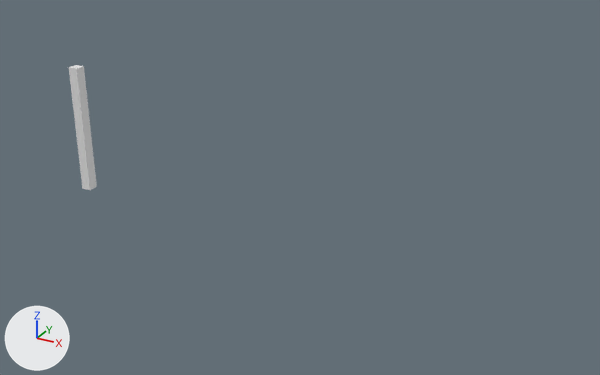
One commit to the FBX model Assets/Objects/Walltiles/obj_pillar_2m_v2.fbx: the scene before it, then after it.
Both versions are drawn from a 50 mm lens placed at (4.13, -11.44, 6.24), pointed at (-2.28, 0.22, 0.41). The lights are fixed; the arrows at lower left show +X, +Y and +Z.

Objects in the first picture: 'obj_pillar_2m_v2'.
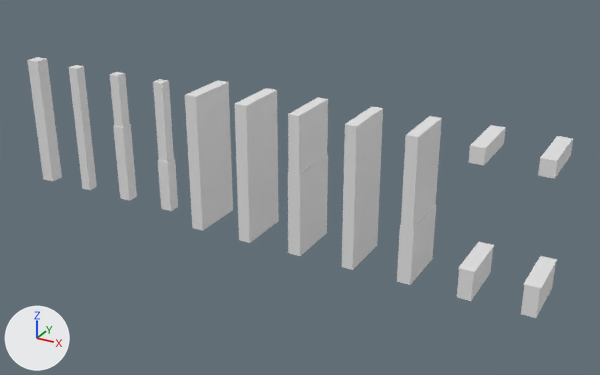
Boxes (x1, y1, x2, y2) around the edits, measured in the pictures (600 x 375 px):
'obj_wall_1x2m_v1', added: after (185, 80, 233, 231)
'obj_wall_1x2m_v5', added: after (235, 88, 279, 243)
'obj_wall_1x2m_v2', added: after (288, 97, 328, 256)
'obj_wall_1x2m_v4', added: after (342, 106, 383, 270)
'obj_wall_1x2m_v3', added: after (397, 116, 442, 285)
'obj_pillar_2m_v1', added: after (27, 57, 62, 182)
'obj_wallOpen_1x2m_v1', added: after (457, 125, 506, 301)
'obj_wallOpen_1x2m_v2', added: after (521, 136, 573, 318)
'obj_pillar_2m_v4', added: after (153, 79, 178, 211)
'obj_pillar_2m_v3', added: after (110, 72, 137, 201)

The change, as a list of edits to the scene's bpy script:
```text
Add me_plane_069:
    me_plane_069.from_pydata(...)  # 24 vertices, 18 faces; spans x -0.12..0.12, y -0.11..0.12, z -0.5..2.0
    me_plane_069.materials.append(mat_mat_labor)  # its picture is missing
Add me_plane_007:
    me_plane_007.from_pydata(...)  # 20 vertices, 14 faces; spans x -0.12..0.12, y -0.5..0.5, z -0.5..2.0
    me_plane_007.materials.append(mat_mat_labor)  # its picture is missing
Add me_plane_065:
    me_plane_065.from_pydata(...)  # 20 vertices, 14 faces; spans x -0.12..0.12, y -0.11..0.12, z -0.5..2.0
    me_plane_065.materials.append(mat_mat_labor)  # its picture is missing
Add me_plane_008:
    me_plane_008.from_pydata(...)  # 24 vertices, 18 faces; spans x -0.12..0.12, y -0.5..0.5, z -0.5..2.0
    me_plane_008.materials.append(mat_mat_labor)  # its picture is missing
Add me_plane_049:
    me_plane_049.from_pydata(...)  # 16 vertices, 13 faces; spans x -0.13..0.13, y -0.13..0.13, z -0.5..2.02
    me_plane_049.materials.append(mat_mat_labor)  # its picture is missing
Add me_plane_009:
    me_plane_009.from_pydata(...)  # 16 vertices, 13 faces; spans x -0.1..0.1, y -0.5..0.5, z -0.5..2.0
    me_plane_009.materials.append(mat_mat_labor)  # its picture is missing
Add me_plane_047:
    me_plane_047.from_pydata(...)  # 24 vertices, 15 faces; spans x -0.13..0.13, y -0.5..0.5, z -0.5..2.02
    me_plane_047.materials.append(mat_mat_labor)  # its picture is missing
Add me_plane_010:
    me_plane_010.from_pydata(...)  # 16 vertices, 13 faces; spans x -0.11..0.11, y -0.5..0.5, z -0.5..2.02
    me_plane_010.materials.append(mat_mat_labor)  # its picture is missing
Add me_plane_005:
    me_plane_005.from_pydata(...)  # 16 vertices, 13 faces; spans x -0.12..0.12, y -0.5..0.5, z -0.5..2.02
    me_plane_005.materials.append(mat_mat_labor)  # its picture is missing
Add me_plane_006:
    me_plane_006.from_pydata(...)  # 24 vertices, 15 faces; spans x -0.13..0.13, y -0.5..0.5, z -0.5..2.02
    me_plane_006.materials.append(mat_mat_labor)  # its picture is missing
Add ob_obj_pillar_2m_v4:
    ob_obj_pillar_2m_v4 = bpy.data.objects.new('obj_pillar_2m_v4', me_plane_069)
    ob_obj_pillar_2m_v4.location = (-5.0, 0.0, 0.0)
Add ob_obj_wall_1x2m_v2:
    ob_obj_wall_1x2m_v2 = bpy.data.objects.new('obj_wall_1x2m_v2', me_plane_007)
    ob_obj_wall_1x2m_v2.location = (-2.0, 0.0, 0.0)
Add ob_obj_pillar_2m_v3:
    ob_obj_pillar_2m_v3 = bpy.data.objects.new('obj_pillar_2m_v3', me_plane_065)
    ob_obj_pillar_2m_v3.location = (-6.0, 0.0, 0.0)
Add ob_obj_wall_1x2m_v3:
    ob_obj_wall_1x2m_v3 = bpy.data.objects.new('obj_wall_1x2m_v3', me_plane_008)
    ob_obj_wall_1x2m_v3.location = (0.0, 0.0, 0.0)
Add ob_obj_pillar_2m_v1:
    ob_obj_pillar_2m_v1 = bpy.data.objects.new('obj_pillar_2m_v1', me_plane_049)
    ob_obj_pillar_2m_v1.location = (-8.0, 0.0, 0.0)
Add ob_obj_wall_1x2m_v4:
    ob_obj_wall_1x2m_v4 = bpy.data.objects.new('obj_wall_1x2m_v4', me_plane_009)
    ob_obj_wall_1x2m_v4.location = (-1.0, 0.0, 0.0)
Add ob_obj_wallopen_1x2m_v1:
    ob_obj_wallopen_1x2m_v1 = bpy.data.objects.new('obj_wallOpen_1x2m_v1', me_plane_047)
    ob_obj_wallopen_1x2m_v1.location = (1.0, 0.0, 0.0)
Add ob_obj_wall_1x2m_v5:
    ob_obj_wall_1x2m_v5 = bpy.data.objects.new('obj_wall_1x2m_v5', me_plane_010)
    ob_obj_wall_1x2m_v5.location = (-3.0, 0.0, 0.0)
Add ob_obj_wall_1x2m_v1:
    ob_obj_wall_1x2m_v1 = bpy.data.objects.new('obj_wall_1x2m_v1', me_plane_005)
    ob_obj_wall_1x2m_v1.location = (-4.0, 0.0, 0.0)
Add ob_obj_wallopen_1x2m_v2:
    ob_obj_wallopen_1x2m_v2 = bpy.data.objects.new('obj_wallOpen_1x2m_v2', me_plane_006)
    ob_obj_wallopen_1x2m_v2.location = (2.0, 0.0, 0.0)
```
